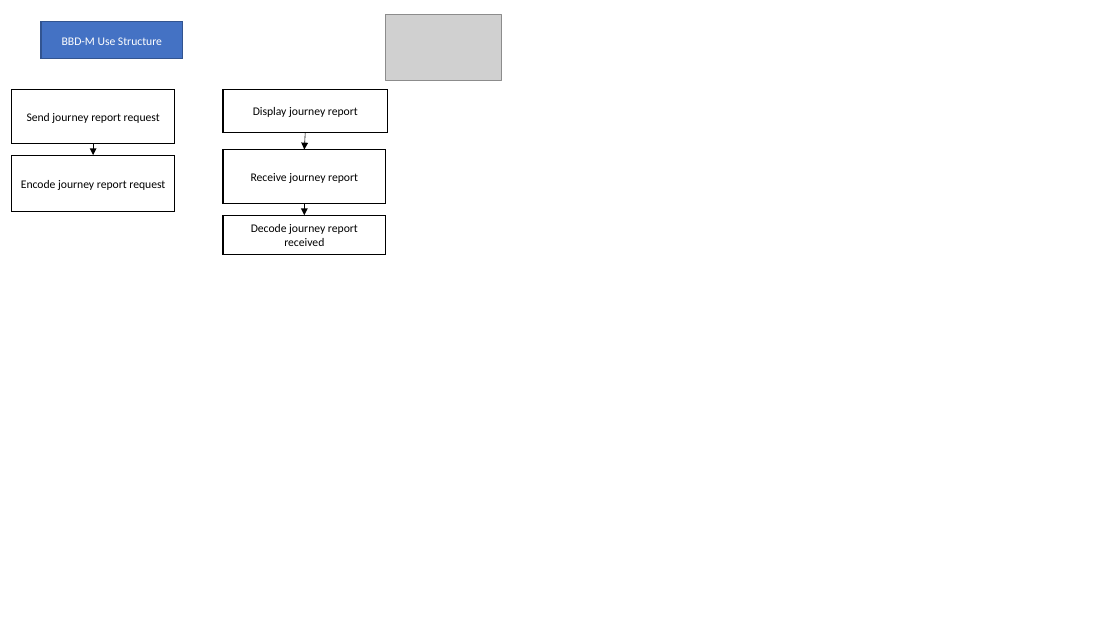
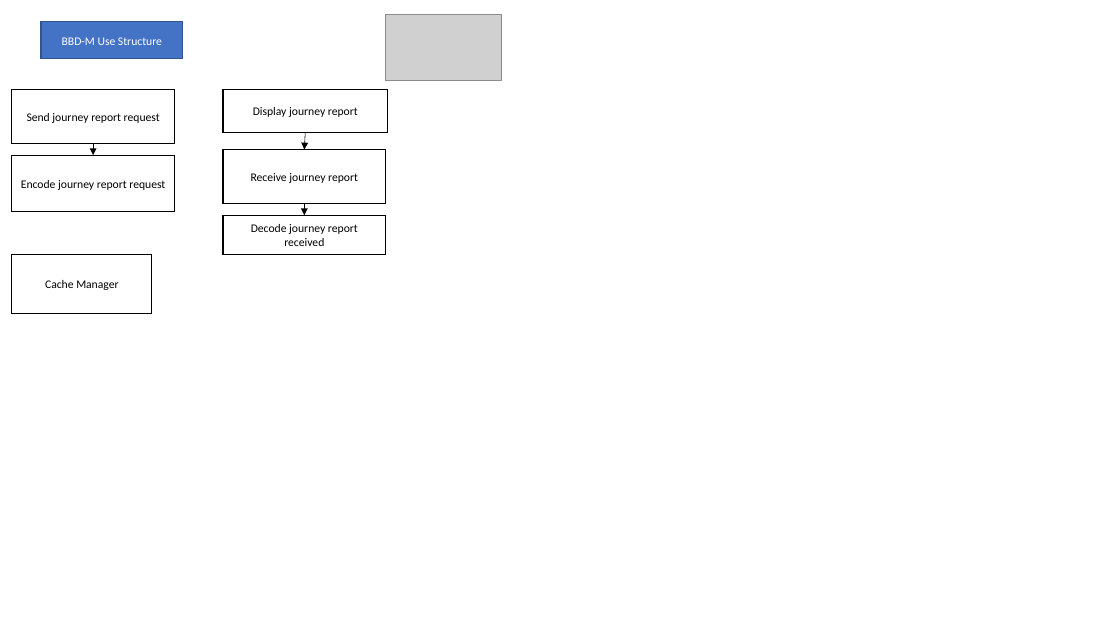
Before and after one commit to st970703/Software_Architecture_Report, a slide deck: slide 4 of Big Brother Driver Diagrams.pptx. Drawn at 1120x630 pixels with LibreOffice and Linux fonts; fonts in the diff are those of the drawing; grey boxes stand for pictures. Boxes give left, top, right and bottom in pixels: in the first picture for what was removed or moved away, otherwise in the second. Text is boxed around its words. In the diff, an @@ line names an element or a change of style, - is before the commit and + after.

```diff
--- a/Big Brother Driver Diagrams.pptx
+++ b/Big Brother Driver Diagrams.pptx
@@ rectangle added at [12, 255, 152, 313], fill #FFFFFF, outline #000000 1 pt, 10 pt, text #000000 @@
+Cache Manager
```
Also in this commit, not shown: 1 other slide changed, 1 other file.
